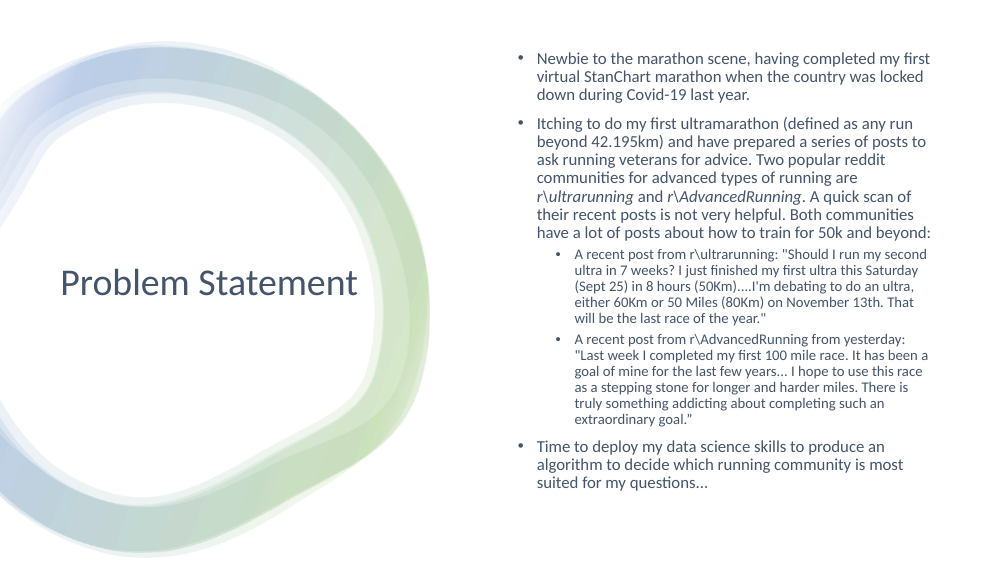
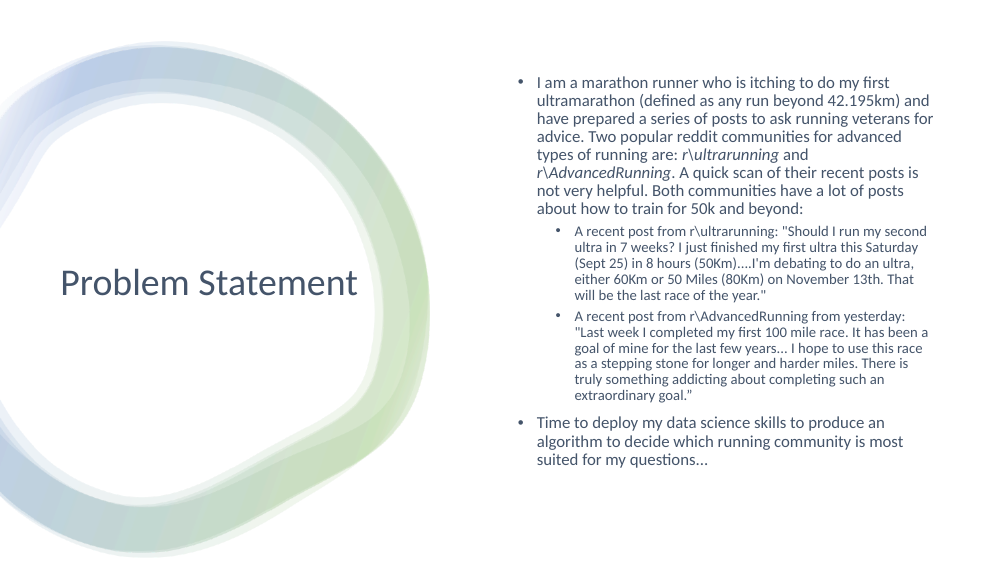
Before and after one commit to ngwtl/DSI-SG-24-projects, a slide deck: slide 2 of project_3/ethan-project-3-presentation.pptx. Drawn at 1008x567 pixels with LibreOffice and Linux fonts; fonts in the diff are those of the drawing. Boxes give left, top, right and bottom in pixels: in the first picture for what was removed or moved away, otherwise in the second. Text is boxed around its words. In the diff, an @@ line names an element or a change of style, - is before the commit and + after.

```diff
--- a/project_3/ethan-project-3-presentation.pptx
+++ b/project_3/ethan-project-3-presentation.pptx
@@ text at (537,76,933,217): text changed @@
-• Newbie to the marathon scene, having completed my first virtual StanChart marathon when the country was locked down during Covid-19 last year.
-• Itching to do my first ultramarathon (defined as any run beyond 42.195km) and have prepared a series of posts to ask running veterans for advice. Two popular reddit communities for advanced types of running are r\ultrarunning and r\AdvancedRunning. A quick scan of their recent posts is not very helpful. Both communities have a lot of posts about how to train for 50k and beyond:
+• I am a marathon runner who is itching to do my first ultramarathon (defined as any run beyond 42.195km) and have prepared a series of posts to ask running veterans for advice. Two popular reddit communities for advanced types of running are: r\ultrarunning and r\AdvancedRunning. A quick scan of their recent posts is not very helpful. Both communities have a lot of posts about how to train for 50k and beyond:
```
Also in this commit, not shown: 6 other slides changed, 1 slide added.
